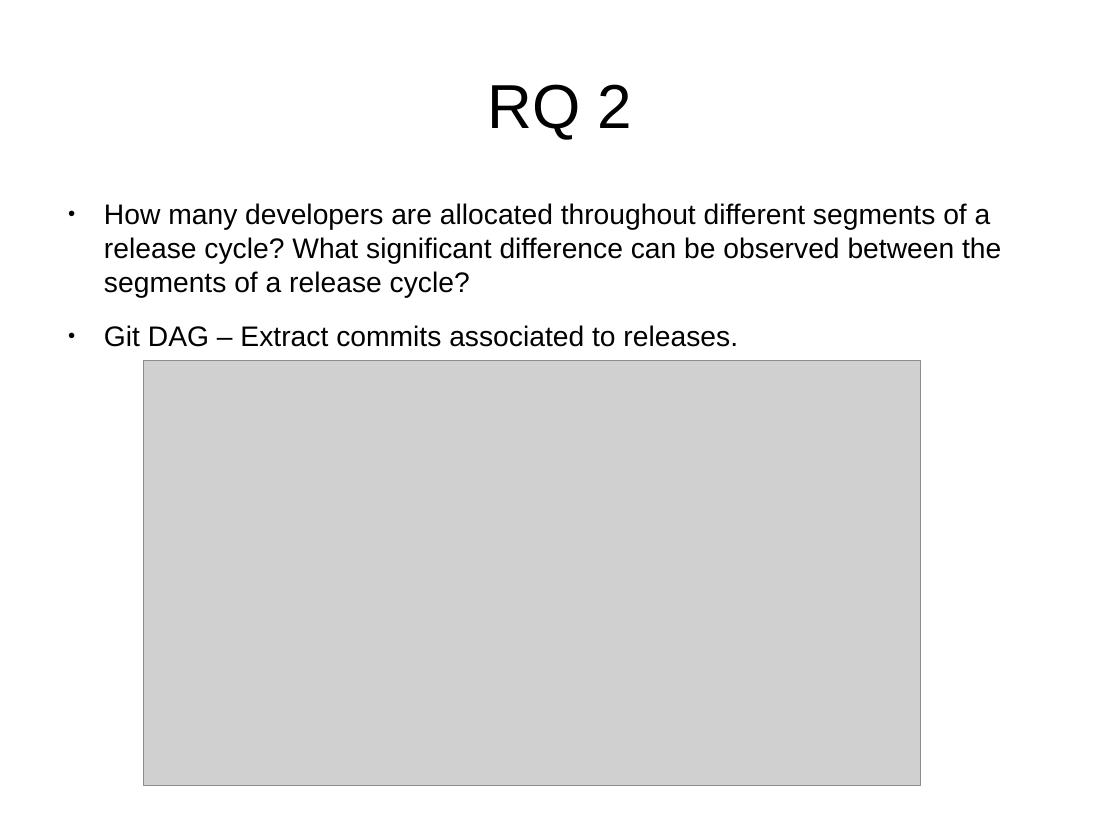
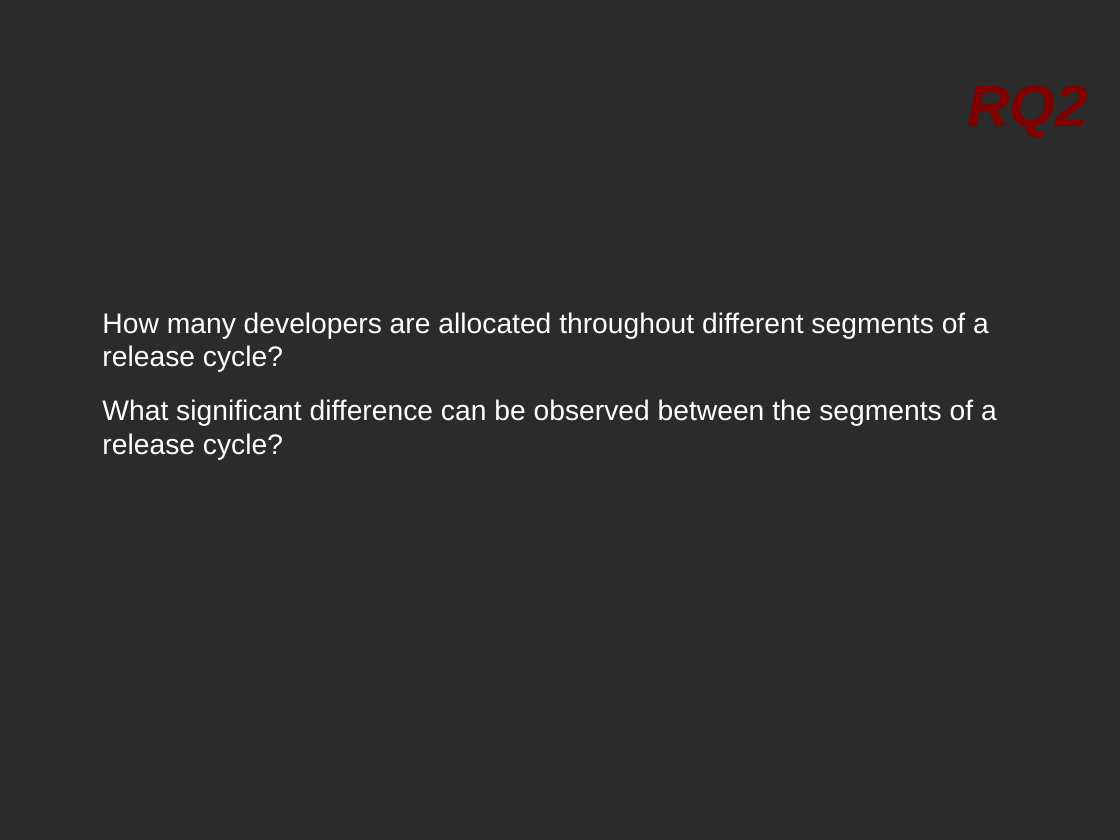
Before and after one commit to tajmilur-rahman/SOEN691D, a slide deck: slide 5 of presentation/research/paper1.odp (slide 7 before the commit). Drawn at 1120x840 pixels with LibreOffice and Linux fonts; fonts in the diff are those of the drawing; grey boxes stand for pictures; background and template pictures are left out; a plain dark background stands for a picture behind light text. Boxes give left, top, right and bottom in pixels: in the first picture for what was removed or moved away, otherwise in the second. Text is boxed around its words. In the diff, an @@ line names an element or a change of style, - is before the commit and + after.

```diff
--- a/presentation/research/paper1.odp
+++ b/presentation/research/paper1.odp
@@ background #FFFFFF to picture (left out) @@
@@ title added at box(405, 34, 1088, 174), 41.4 pt, text #800000, bold, italic @@
+RQ2
@@ title removed at box(487, 84, 633, 139) @@
-RQ 2
@@ text at box(102, 312, 997, 460): text changed; text colour #000000 to #FFFFFF @@
-● How many developers are allocated throughout different segments of a release cycle? What significant difference can be observed between the segments of a release cycle?
-● Git DAG – Extract commits associated to releases.
+How many developers are allocated throughout different segments of a release cycle?
+What significant difference can be observed between the segments of a release cycle?
@@ picture removed at box(143, 361, 921, 787) @@
```
Also in this commit, not shown: 12 other slides changed, 5 slides added, 4 slides removed, 14 other files.
